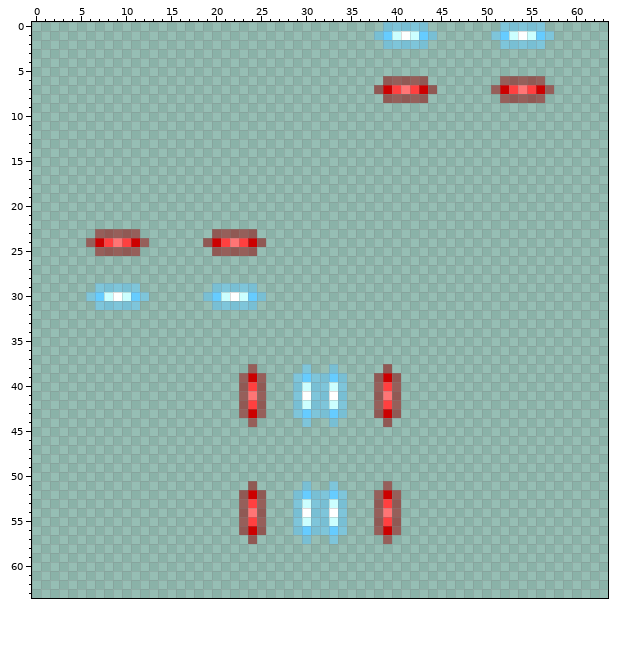
Edited in one commit: pixel-art sprite (Resources/Textures/Structures/Doors/edge_door_hazard.rsi/temperature_unlit.png). The first picture shows the starting point.
The file is 64x64 pixels.
The result:
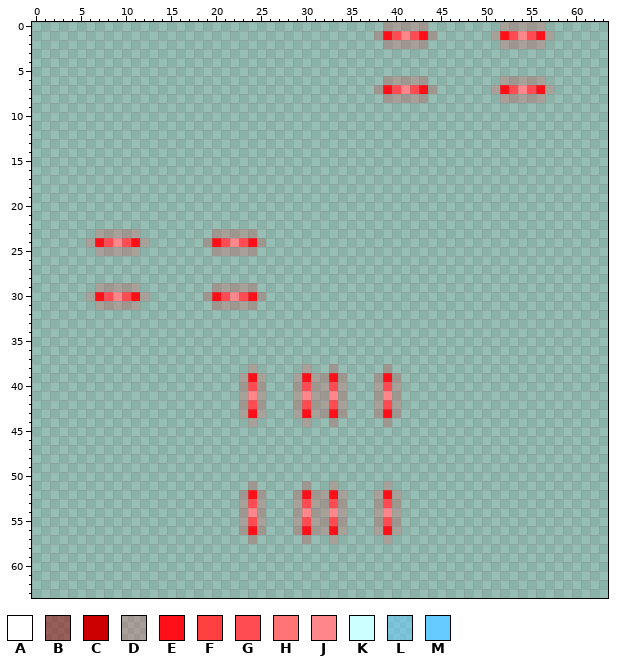
Palette (. is transparent): A #ffffff  B #96000080  C #cc0000  D #ff0f172a  E #ff0f17  F #ff4040  G #ff4b51  H #ff7575  J #ff878b  K #ccffff  L #66ccff80  M #66ccff
From old to new:
Changed rows in their new state; - is an unchanged pixel.
first column x 38:
 0 -DDDDD--------DDDDD-
 1 DEGJGED------DEGJGED
 2 -DDDDD--------DDDDD-
first column x 38:
 6 -DDDDD--------DDDDD-
 7 DEGJGED------DEGJGED
 8 -DDDDD--------DDDDD-
first column x 6:
23 -DDDDD--------DDDDD-
24 DEGJGED------DEGJGED
25 -DDDDD--------DDDDD-
first column x 6:
29 -DDDDD--------DDDDD-
30 DEGJGED------DEGJGED
31 -DDDDD--------DDDDD-
first column x 23:
38 -D-----D--D-----D-
39 DED---DEDDED---DED
40 DGD---DGDDGD---DGD
41 DJD---DJDDJD---DJD
42 DGD---DGDDGD---DGD
43 DED---DEDDED---DED
44 -D-----D--D-----D-
first column x 23:
51 -D-----D--D-----D-
52 DED---DEDDED---DED
53 DGD---DGDDGD---DGD
54 DJD---DJDDJD---DJD
55 DGD---DGDDGD---DGD
56 DED---DEDDED---DED
57 -D-----D--D-----D-
